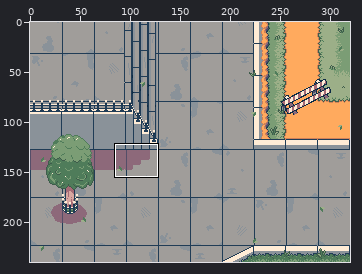
Two versions of one pixel-art file, 03 - Arte & Animação/Aseprite Assets/PraçaDB.aseprite. Above: a wide view before the commit, with the close-up outlined.
Close-up. Old version:
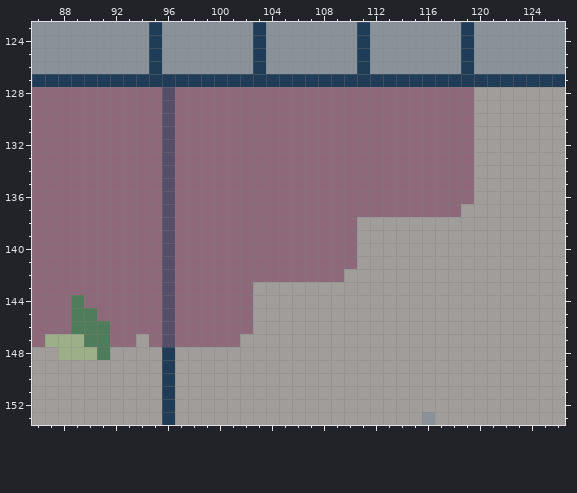
320x240 pixels, 1 frame. Shown: x 86..126, y 123..153.
After the commit:
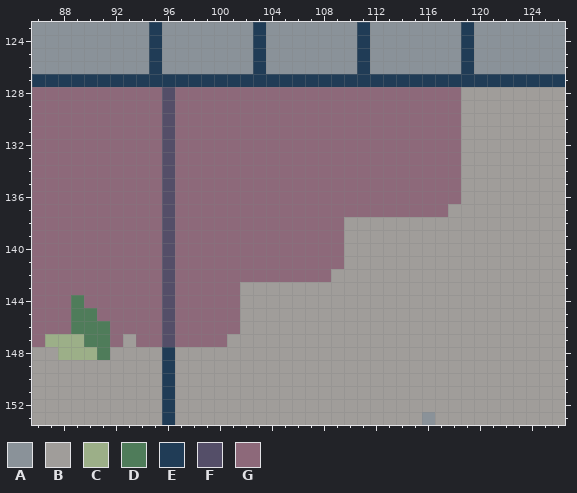
Palette (. is transparent): A #8a9299  B #a09d9a  C #9caf88  D #4f7c5a  E #203c56  F #544e68  G #8d697a
From old to new:
layer "Calçada Tileset" removed
layer "Sombra" removed
Changed rows in their new state; - is an unchanged pixel.
first column x 93:
128 --------------------------B
129 --------------------------B
130 --------------------------B
131 --------------------------B
132 --------------------------B
133 --------------------------B
134 --------------------------B
135 --------------------------B
136 --------------------------B
137 -------------------------B-
138 -----------------B---------
139 -----------------B---------
140 -----------------B---------
141 -----------------B---------
142 ----------------B----------
143 ---------B-----------------
144 ---------B-----------------
145 ---------B-----------------
146 ---------B-----------------
147 BG------B------------------
Boxes around the changes in both close-ups, in picture pixels (x1, y1, x2, y2):
changed: (448, 87, 474, 217)
changed: (331, 217, 357, 282)
changed: (227, 282, 253, 347)
changed: (123, 334, 149, 347)
